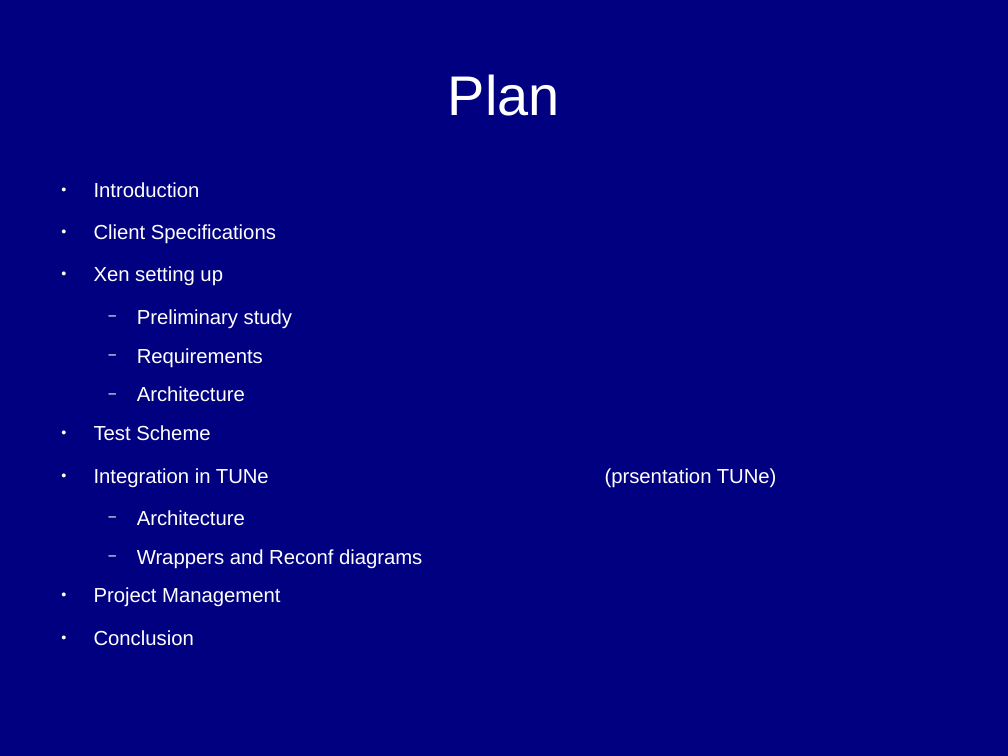
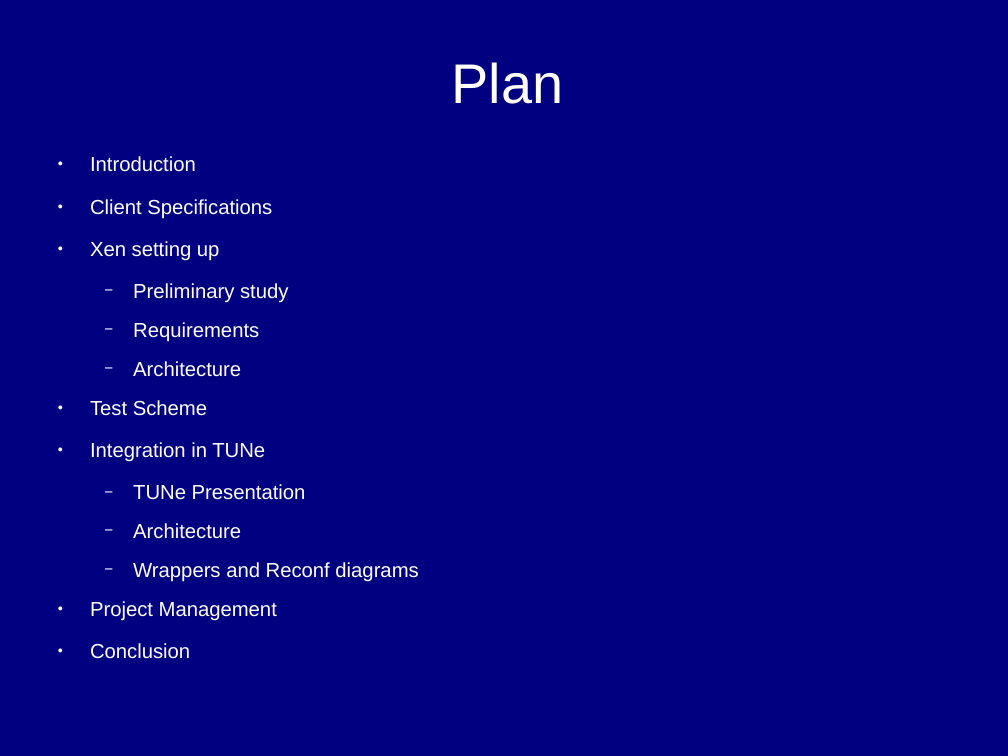
Before and after one commit to mgiorgino/xen-attitune, a slide deck: slide 1 of Docs/Anglais/PresentationAnglais.odp. Drawn at 1008x756 pixels with LibreOffice and Linux fonts; fonts in the diff are those of the drawing. Boxes give left, top, right and bottom in pixels: in the first picture for what was removed or moved away, otherwise in the second. Text is boxed around its words. In the diff, an @@ line names an element or a change of style, - is before the commit and + after.

```diff
--- a/Docs/Anglais/PresentationAnglais.odp
+++ b/Docs/Anglais/PresentationAnglais.odp
@@ title "Plan": place and size @@
-title "Plan" at bbox=[448, 74, 560, 116]
+title "Plan" at bbox=[452, 62, 564, 104]
@@ text "Introduction": place and size @@
-text "Introduction" at bbox=[94, 182, 422, 646]
+text "Introduction" at bbox=[90, 156, 418, 659]
@@ text at bbox=[90, 442, 306, 500]: text changed @@
-● Integration in TUNe (prsentation TUNe)
+● Integration in TUNe
+  − TUNe Presentation
```
Also in this commit, not shown: 3 other slides changed, 10 slides added, 2 slides removed.
